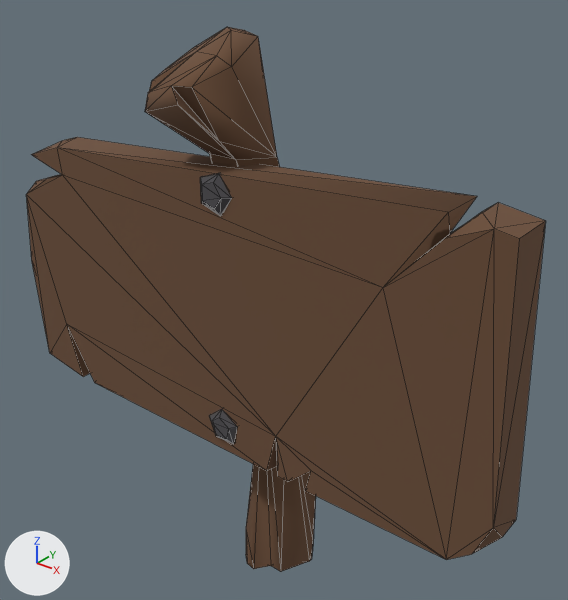
The glTF model sign.glb as it was, and as the next commit left it.
Camera for both pictures: a 50 mm camera at (0.271, -0.305, 0.393) aimed at (0.008, 0.024, 0.19). Lighting does not change. The marker at lower left points along +X, +Y and +Z. The older version comes first. Mesh edges are drawn as thin lines. Where no turn or scale is listed for an object, it has been applied to the vertices.

Names of what the first picture shows: 'post1'.
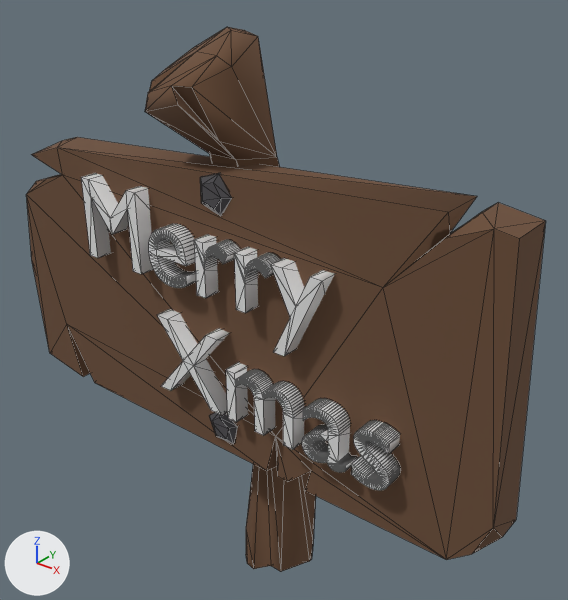
Boxes [x1, y1, x2, y2] around the edits, measured in the pictures (568 x 600 px):
'Text', added
    after: [81, 173, 400, 490]

What the commit changed:
Mesh me_text is new.
It has 1318 vertices, 2608 faces and spans x 0.005..0.219, y -0.02..0.02, z -0.072..0.048.
Object 'Text' (ob_text) is new; it shows me_text.
Its location is (-0.0982, -0.0159, 0.2113).
